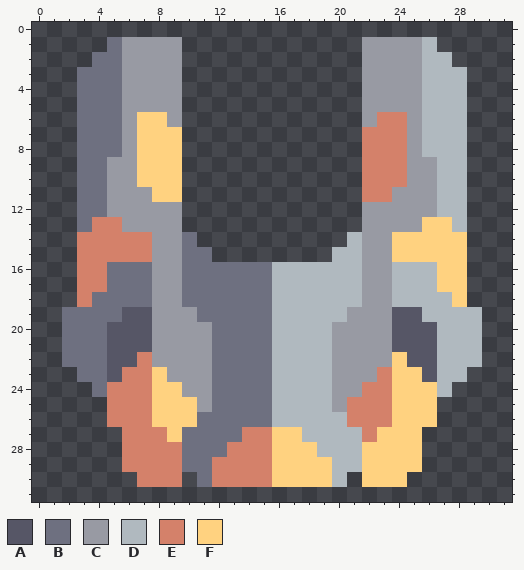
Two versions of one pixel-art sprite, sprites/blocks/distribution/1x1-mass-driver.png. The first picture shows the starting point.
The file is 32x32 pixels. Colours within 5 levels of each other are drawn and written as one.
Palette (. is transparent): A #565666  B #6e7080  C #989aa3  D #b0b9bf  E #d4816a  F #ffd280
Pixels before, first column x 2:
 1 ...BCCCC............CCCCD...
 2 ..BBCCCC............CCCCDD..
 3 .BBBCCCC............CCCCDDD.
 4 .BBBCCCC............CCCCDDD.
 5 .BBBCCCC............CCCCDDD.
 6 .BBBCFFC............CEECDDD.
 7 .BBBCFFF............EEECDDD.
 8 .BBBCFFF............EEECDDD.
 9 .BBCCFFF............EEECCDD.
10 .BBCCFFF............EEECCDD.
11 .BBCCCFF............EECCCDD.
12 .BBCCCCC............CCCCCDD.
13 .BEECCCC............CCCCFFD.
14 .EEEEECCB..........DCCFFFFF.
15 .EEEEECCBB........DDCCFFFFF.
16 .EEBBBCCBBBBBBDDDDDDCCDDDFF.
17 .EEBBBCCBBBBBBDDDDDDCCDDDFF.
18 .EBBBBCCBBBBBBDDDDDDCCDDDDF.
19 BBBBAACCCBBBBBDDDDDCCCAADDDD
20 BBBAAACCCCBBBBDDDDCCCCAAADDD
21 BBBAAACCCCBBBBDDDDCCCCAAADDD
22 BBBAAECCCCBBBBDDDDCCCCFAADDD
23 .BBAEEFCCCBBBBDDDDCCCEFFADD.
24 ..BEEEFFCCBBBBDDDDCCEEFFFD..
25 ...EEEFFFCBBBBDDDDCEEEFFF...
26 ...EEEFFFBBBBBDDDDDEEEFFF...
27 ....EEEFBBBBEEFFDDDDEFFF....
28 ....EEEEBBBEEEFFFDDDFFFF....
29 ....EEEEBBEEEEFFFFDDFFFF....
30 .....EEE.BEEEEFFFFD.FFF.....
The result:
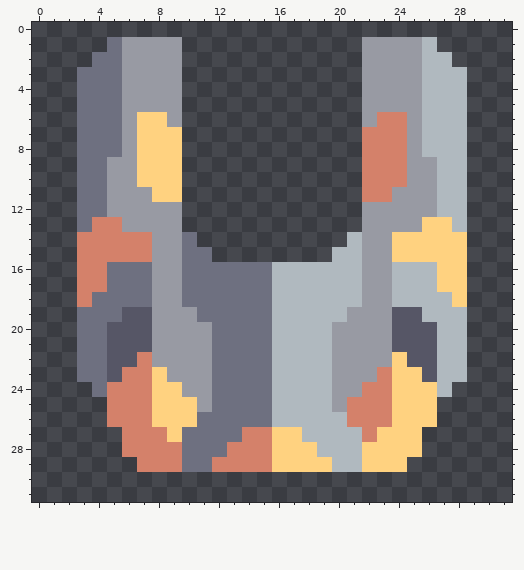
Difference:
The edit erases colour B in rows 19 to 22 at x 2; in row 30 at x 11.
The edit erases colour D in rows 19 to 22 at x 29; in row 30 at x 20.
The edit erases colour E in row 29 at x 6; in row 30 at x 7 to 9 and 12 to 15.
The edit erases colour F in row 29 at x 25; in row 30 at x 16 to 19 and 22 to 24.
Boxes around the changes in both pictures, in picture pixels (x1, y1, x2, y2):
erased: (62, 307, 77, 367)
erased: (467, 307, 482, 367)
erased: (122, 457, 422, 487)
